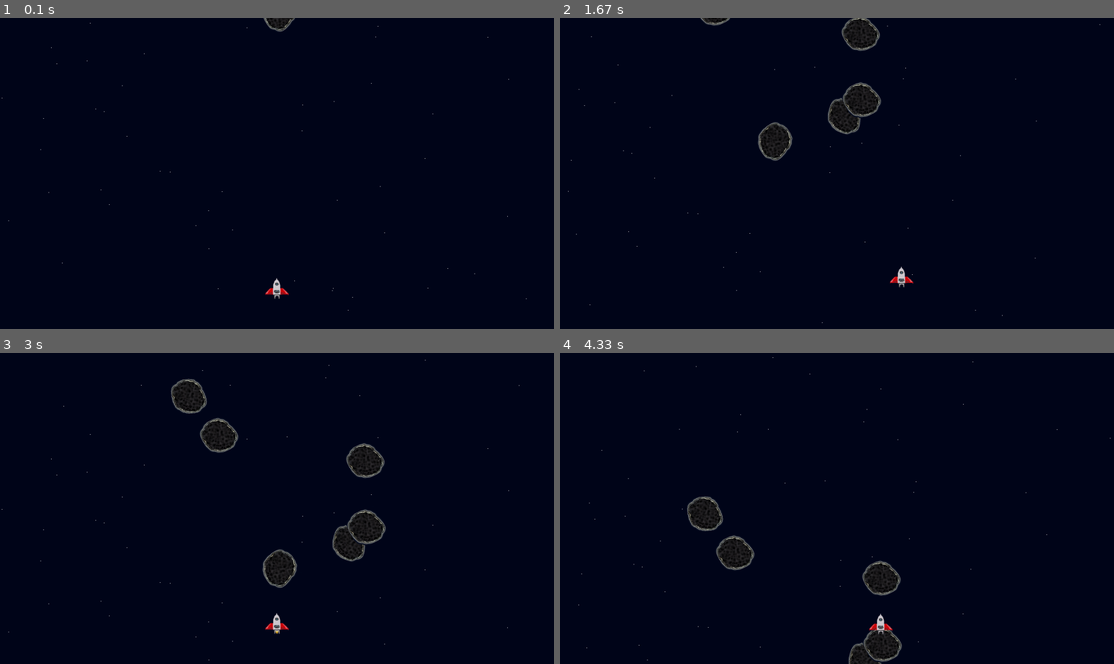
Above: before the commit, frames 1-4 (two rows, left to right).
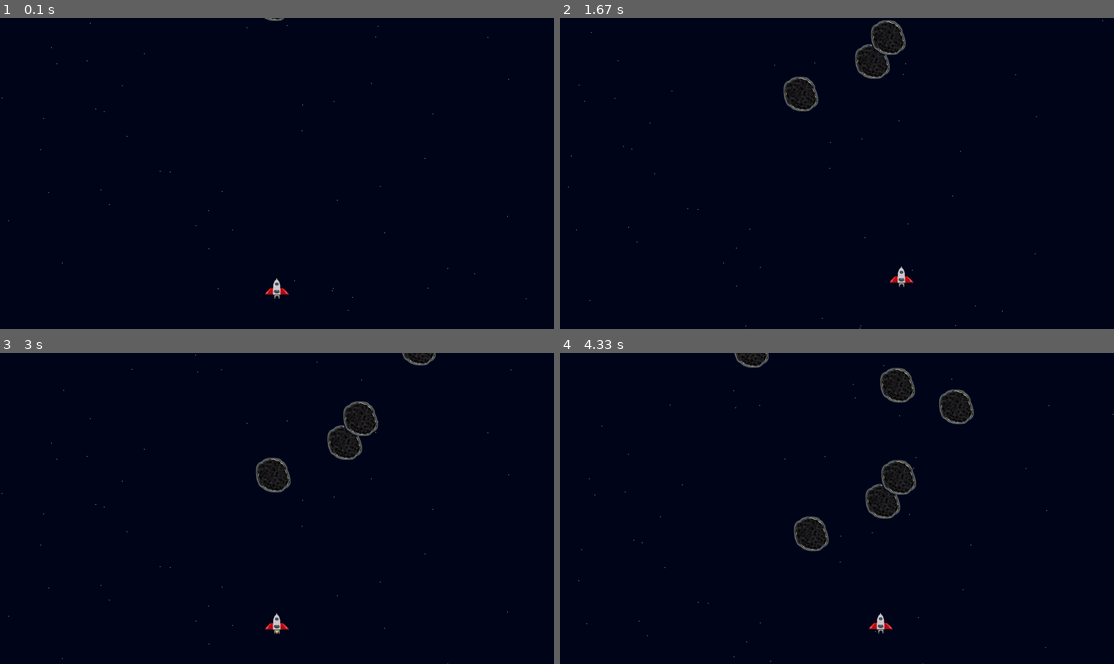
Above: after the commit, the same moments.

Repository: MicaelaEdith/spacecraftGame-pygame
Game: pygame game, started from main.py
The game is run twice, just before and just after one commit, with the same random seed, the same clock (stepped at 60 frames per second) and the same inputs.
Inputs:
- Up to frame 1 (0.1 s): no input
- Up to frame 2 (1.67 s): hold Right 0.33-0.8 s; hold Up 0.83-1.13 s; hold Right 1.17-1.63 s
- Up to frame 3 (3 s): hold Left 1.67-2.2 s; hold Down 2.23-2.53 s; hold Left 2.57-2.97 s
- Up to frame 4 (4.33 s): hold Up 3-3.37 s; hold Right 3.4-4.03 s; hold Down from 4.07 s (still down)

The runs differ from the first frame. In frame 1, 0.1% of the frame differs, in the area x 47-54%, y 0-5%; in frame 2, 2.3%; in frame 3, 3.1%; in frame 4, 3.4%, in the area x 3-100%, y 0-100%.

Commit message:
bug in Meteor()- to fix

Diff:
--- a/main.py
+++ b/main.py
@@ -1,4 +1,4 @@
-import pygame
+import pygame, random
 import sys
 import os
 from playerController import Player
@@ -8,26 +8,30 @@
 
 os.environ['SDL_VIDEO_CENTERED']='1'
 info=pygame.display.Info()
-screenWidth, screenHeight= info.current_w, info.current_h
+screenWidth, screenHeight= info.current_w,info.current_h
+screenWidth+=1
+screenHeight+=1
 white=(255,255,255)
 blue=(1,6,26)
 clock=pygame.time.Clock()
 level=1
 
-xPosition=(screenWidth/2)-40
-yPosition=(screenHeight/100*80)+40
+xPosition=int((screenWidth/2)-40)
+yPosition=int((screenHeight/100*80)+40)
 
 if(screenWidth>1920 or screenHeight>1080):
     screenWidth=1920
     screenHeight=1080
 
 
-display = pygame.display.set_mode((screenWidth, screenHeight))
+display = pygame.display.set_mode((int(screenWidth),int(screenHeight)))
 pygame.display.set_caption("pygame")
 
 player=Player(xPosition,yPosition,screenHeight, screenWidth)
 starts=Starts(screenWidth, screenHeight)
 meteorite=Meteorite(screenWidth,screenHeight)
+level1=True
+
 
 while True:
     for event in pygame.event.get():
@@ -42,13 +46,13 @@
 
     ############## Level : 1
 
-    display.fill(blue)
-    player.movePlayer(event)
-    starts.drawStarts(display, event)
-    if(level==1):
-        meteorite.drawMeteorite(display, event, player)
-    player.drawPlayer(display)
 
 
+    display.fill(blue)
+    meteorite.draw(display, event)
+    player.drawPlayer(display)
+    starts.drawStarts(display, event)
+
+    player.movePlayer(event)
     pygame.display.flip()
     clock.tick(60)
--- a/playerController.py
+++ b/playerController.py
@@ -2,13 +2,13 @@
 
 class Player():
     def __init__(self, xPosition, yPosition,screenHeight, screenWidth) -> None:
-        self.xPosition=xPosition
-        self.xPositionInit=xPosition
-        self.yPosition=yPosition
-        self.yPositionInit=yPosition
-        self.minXPosition=screenWidth/4
-        self.maxXPosition=screenWidth/4*3
-        self.point=0
+        self.xPosition=int(xPosition)
+        self.xPositionInit=int(xPosition)
+        self.yPosition=int(yPosition)
+        self.yPositionInit=int(yPosition)
+        self.minXPosition=int(screenWidth/4)
+        self.maxXPosition=int(screenWidth/4*3)
+        self.score=0
         self.health=5
         self.animation=[]
         self.animation.append(pygame.image.load("Assets/Player/spacecraft.png").convert())
@@ -20,15 +20,15 @@
         self.rect0=self.animation[0].get_rect()
         self.rect1=self.animation[1].get_rect()
         self.rect2=self.animation[2].get_rect()
-        self.animationList=[]
-        self.animationList.append(self.rect0)
-        self.animationList.append(self.rect1)
-        self.animationList.append(self.rect2)
+        self.rectList=[]
+        self.rectList.append(self.rect0)
+        self.rectList.append(self.rect1)
+        self.rectList.append(self.rect2)
         self.frame=0
         self.keyDownCount=0  # control for "self.frame", this select the img/animation in "drawPlayer()"
-        self.maxYPosition=screenHeight-(screenHeight/1.5)  # highest coord-Y for the player in the screen
-        self.minYPosition=screenHeight-120
-        self.slowArea=self.maxYPosition+(self.maxYPosition/2)
+        self.maxYPosition=int(screenHeight-(screenHeight/1.5))  # highest coord-Y for the player in the screen
+        self.minYPosition=int(screenHeight-120)
+        self.slowArea=int(self.maxYPosition+(self.maxYPosition/2))
         self.up=False
         self.down=False
         self.left=False
@@ -69,11 +69,11 @@
                 self.right=False
 
         if(self.up and self.yPosition>self.maxYPosition):
-            self.keyDownCount+=1.5
+            self.keyDownCount+=1
             if(self.yPosition>=self.slowArea):
                 self.yPosition-=4
             else:
-                self.yPosition-=1.5
+                self.yPosition-=1
 
             if event.type==pygame.KEYUP:
                 if event.key==pygame.K_LEFT:
@@ -93,7 +93,7 @@
                 if event.key==pygame.K_RIGHT:
                     self.right=False
             if(self.yPosition<self.yPositionInit):
-                self.yPosition+=2.5
+                self.yPosition+=2
 
         if(not self.up and self.yPosition<self.yPositionInit):
             self.yPosition+=1
@@ -104,7 +104,7 @@
             self.left=False
             self.xPosition+=4
             if(not self.down):
-                self.keyDownCount+=1.5
+                self.keyDownCount+=1
             if event.type==pygame.KEYUP:
                 if event.key==pygame.K_UP:
                     self.up=False
@@ -113,7 +113,7 @@
             self.right=False
             self.xPosition-=4
             if(not self.down):
-                self.keyDownCount+=1.5
+                self.keyDownCount+=1
             if event.type==pygame.KEYUP:
                 if event.key==pygame.K_UP:
                     self.up=False
--- a/world.py
+++ b/world.py
@@ -2,8 +2,8 @@
 
 class Starts():
     def __init__(self, screenW, screenH):
-        self.screenW=screenW
-        self.screenH=screenH
+        self.screenW=int(screenW)
+        self.screenH=int(screenH)
         self.white=(240,240,240)
         self.positionList=[]
         self.speed=1
@@ -17,13 +17,13 @@
             self.xP=i[0]
             self.yP=i[1]
 
-            pygame.draw.circle(display,self.white,(self.xP, self.yP),1)
+            pygame.draw.circle(display,self.white,(int(self.xP), int(self.yP)),1)
 
             if(i[1]<self.screenH+5):
                 i[1]+=self.speed
             else:
                 i[1]=-5
-                i[0]=random.randrange((self.screenW-(self.screenW+5)),(self.screenW-5))
+                i[0]=random.randrange(int((self.screenW-(self.screenW+5))),int((self.screenW-5)))
 
             if event.type==pygame.KEYDOWN:
                 if event.key==pygame.K_UP:
@@ -34,63 +34,49 @@
                     i[0]-=2
             if event.type==pygame.KEYUP:
                 if event.key==pygame.K_UP:
-                    self.speed=1.5
+                    self.speed=1
 
 class Meteorite():
     def __init__(self, screenW, screenH):
-        self.screenW=screenW
-        self.screenH=screenH
+        self.screenW=int(screenW)
+        self.screenH=int(screenH)
         self.speed=4
         self.chromaKey=([1,7,27])
+        self.image=pygame.image.load("Assets/Objects/meteorite.png")
+        self.image.set_colorkey(self.chromaKey)
+        self.rect=self.image.get_rect()
         self.positionList=[]
         self.rectList=[]
-        self.demageList=[]
-        self.Img0=pygame.image.load('Assets\Objects\Demage (1).png')
-        self.Img0.set_colorkey([255,255,255])
-        self.Img1=pygame.image.load('Assets\Objects\Demage (2).png')
-        self.Img1.set_colorkey([255,255,255])
-        self.Img2=pygame.image.load('Assets\Objects\Demage (3).png')
-        self.Img2.set_colorkey([255,255,255])
-        self.Img3=pygame.image.load('Assets\Objects\Demage (4).png')
-        self.Img3.set_colorkey([255,255,255])
-        self.demageList.append(self.Img0)
-        self.demageList.append(self.Img1)
-        self.demageList.append(self.Img2)
-        self.demageList.append(self.Img3)
-        for i in range(6):
+
+        for i in range(8):
             self.xPosition=random.randrange(int((self.screenW-(self.screenW/4*3))),int((self.screenW/4*3)))
-            self.yPosition=random.randrange(-750,-100)
-            self.img=pygame.image.load("Assets/Objects/meteorite.png")
-            self.rect=self.img.get_rect()
-            self.img=pygame.transform.rotate(self.img, random.randrange(-90,90))
-            self.img.set_colorkey(self.chromaKey)
-            self.positionList.append([self.xPosition, self.yPosition, self.img, self.rect])
-           # self.rectList.append(self.rect)
+            self.yPosition=random.randrange(-1000,-100)
+            #self.image=pygame.transform.rotate(self.image, random.randrange(-90,90))
+            #self.image.set_colorkey(self.chromaKey)
+            self.positionList.append([self.xPosition, self.yPosition])
+            self.rectList.append(self.rect)
 
+    def draw(self, display, event):
+        for i in self.positionList:
+            display.blit(self.image, [i[0], i[1]])
 
-    def drawMeteorite(self, display, event, player):
         for i in self.positionList:
             self.xP=i[0]
             self.yP=i[1]
 
-            display.blit(i[2],[self.xP, self.yP])
-
             if(i[1]<self.screenH+5):
                 i[1]+=self.speed
             else:
+                i[1]=random.randrange(-700,-100)
                 i[0]=random.randrange(int((self.screenW-(self.screenW/4*3))),int((self.screenW/4*3)))
-                i[1]=random.randrange(-750,-100)
 
             if event.type==pygame.KEYDOWN:
                 if event.key==pygame.K_UP:
-                    self.speed=8
+                    self.speed=4
                 if event.key==pygame.K_LEFT:
-                    i[0]+=4
+                    i[0]+=2
                 if event.key==pygame.K_RIGHT:
-                    i[0]-=4
+                    i[0]-=2
             if event.type==pygame.KEYUP:
                 if event.key==pygame.K_UP:
-                    self.speed=4
-
-
-#colliders fail/ check player get_rect() and rectList in meteorite
+                    self.speed=2
